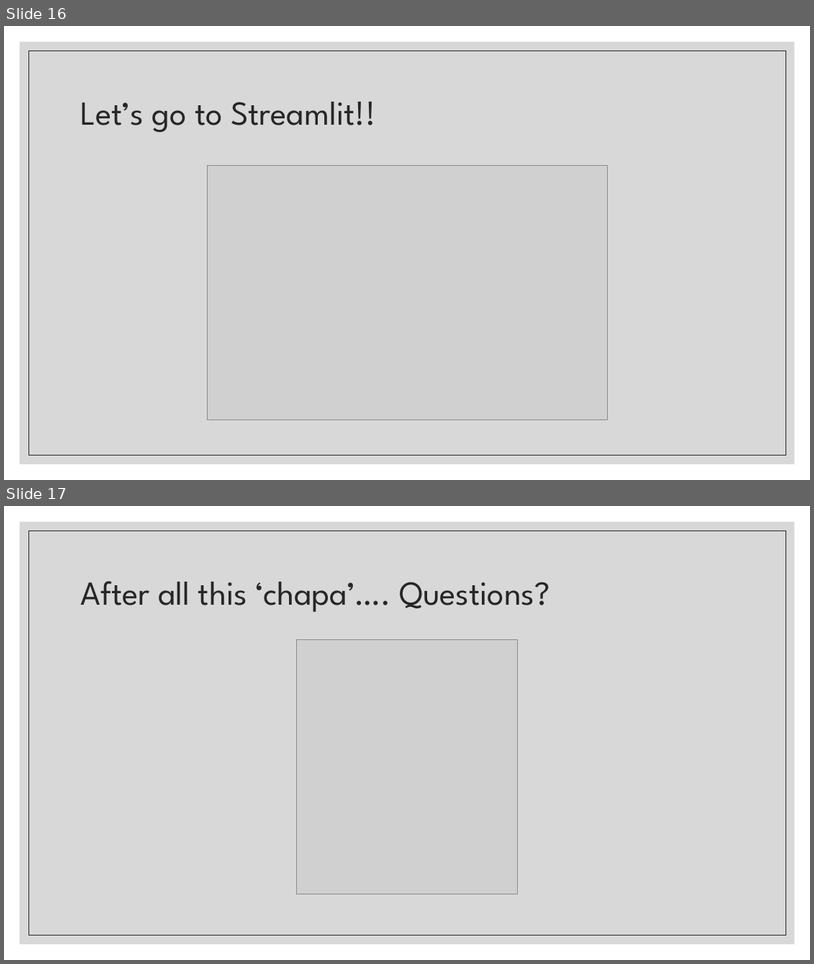
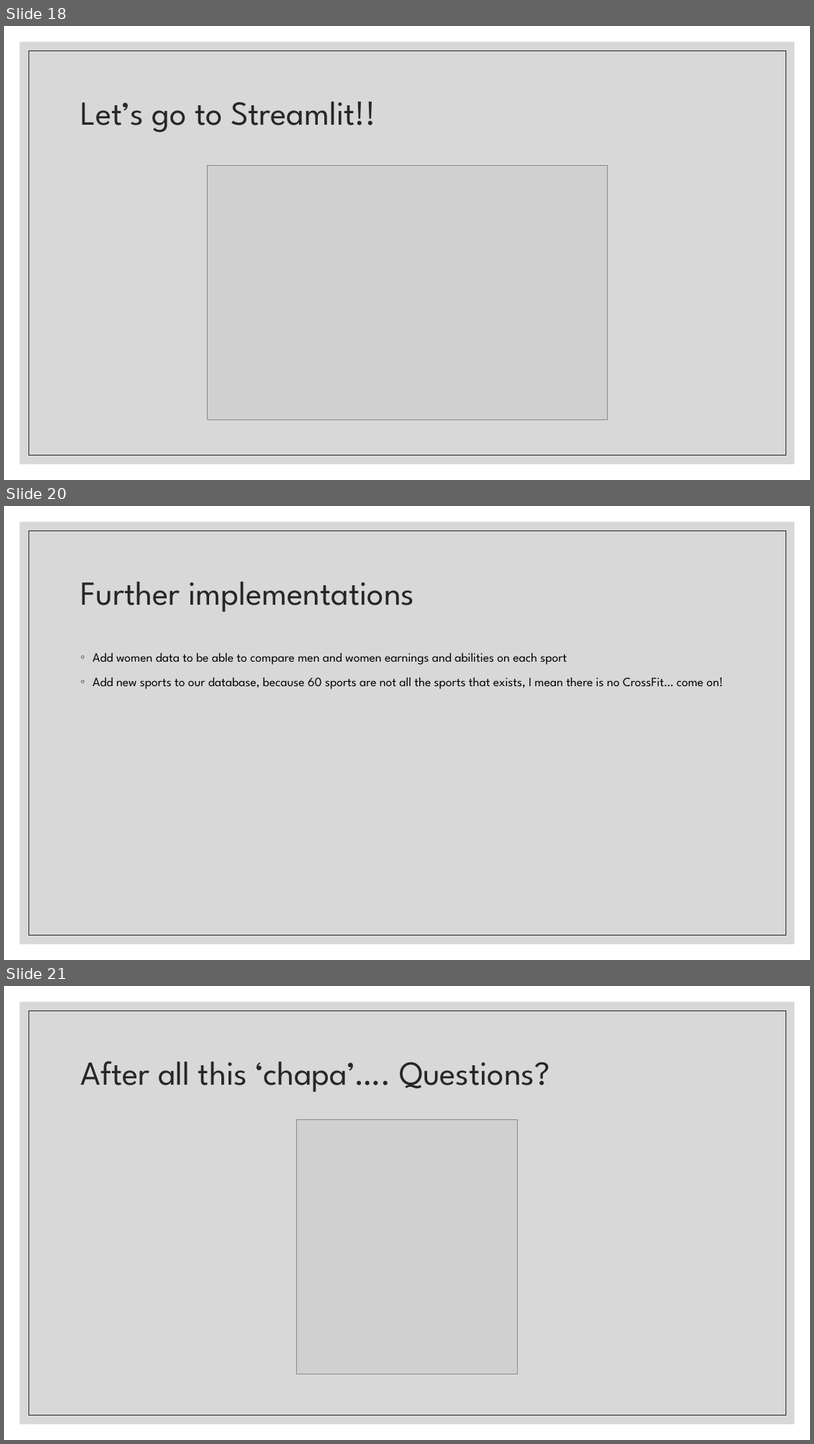
Before and after one commit to Jorge-Solana/Economical_Sports_Hisotry_and_Best_suitable_sport, a slide deck: Slide_Show/The Story of Sports.pptx. Shown one above the other, each under a label of ours: slides 16 and 17 before the commit, slides 18, 20 and 21 after it; the slides between them are not shown. The pictures are 814x964 and 814x1444 pixels, drawn with LibreOffice and Linux fonts; fonts in the diff are those of the drawing; grey boxes stand for pictures. Boxes give left, top, right and bottom in pixels: in the first picture for what was removed or moved away, otherwise in the second. Text is boxed around its words. In the diff, an @@ line names an element or a change of style, - is before the commit and + after.

```diff
--- a/Slide_Show/The Story of Sports.pptx
+++ b/Slide_Show/The Story of Sports.pptx
@@ slide 20 added at bbox=[4, 506, 810, 960], background #FFFFFF; not listed: 2 template elements that a slide beside it also shows @@
@@ title added at bbox=[80, 582, 414, 612], 40 pt, text #262626 @@
+Further implementations
@@ text added at bbox=[93, 653, 723, 689], 15 pt, text #000000 @@
+◦ Add women data to be able to compare men and women earnings and abilities on each sport
+◦ Add new sports to our database, because 60 sports are not all the sports that exists, I mean there is no CrossFit… come on!
@@ what was slide 16 is now slide 18 @@
@@ what was slide 17 is now slide 21 @@
```
Also in this commit, not shown: 3 slides changed, 3 other slides added.
